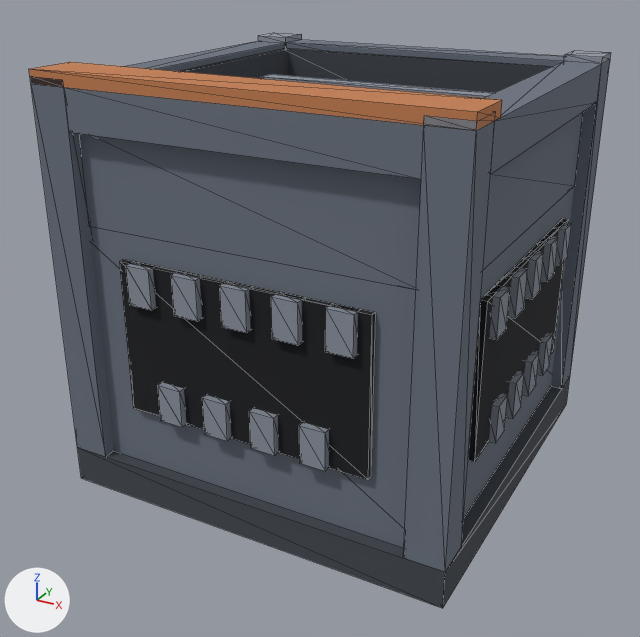
A saved change to the glTF model assets/models/crusher.glb.
Both versions are drawn from a 50 mm lens placed at (1.479, -1.405, 1.304), pointed at (0.477, 0.418, 0.392). Lighting does not change. The marker at lower left points along +X, +Y and +Z. The picture after the commit comes second. Mesh edges are drawn as thin lines. Vertices at exactly the same position are counted once.

Objects in the first picture: 'body.010', 'roll_b', 'tier.002'.
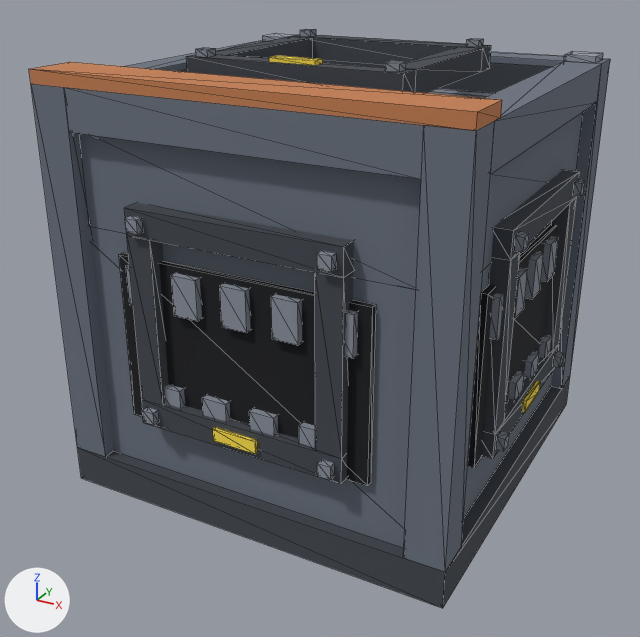
What differs and where, as boxes (x1, y1, x2, y2) in the pictures (640 x 637 px; the box of a moved part takes in the faces that stretch with it):
'body.010', reshaped
    before: (30, 33, 611, 608)
    after: (31, 33, 610, 608)
'link_y-.004', added
    after: (124, 203, 354, 484)
    faces in mat_case_dark (dark grey #42474f): (124, 203, 354, 484)
    faces in mat_steel (grey #8a919d): (125, 216, 337, 480)
    faces in mat_glow_energy (yellow #ffe14a): (213, 427, 258, 454)
'link_z+.004', added
    after: (186, 29, 491, 93)
    faces in mat_case_dark (dark grey #42474f): (186, 35, 491, 93)
    faces in mat_steel (grey #8a919d): (196, 29, 484, 72)
    faces in mat_glow_energy (yellow #ffe14a): (269, 56, 323, 65)
'link_x+.004', added
    after: (482, 170, 585, 459)
    faces in mat_case_dark (dark grey #42474f): (482, 170, 580, 459)
    faces in mat_steel (grey #8a919d): (496, 180, 585, 451)
    faces in mat_glow_energy (yellow #ffe14a): (522, 381, 540, 412)
part 1 of me_crusher_body, added (black)
    after: (468, 224, 557, 468)
part 2 of me_crusher_body, added (black)
    after: (119, 253, 376, 486)
part 3 of me_crusher_body, moved or reshaped
    before: (30, 33, 611, 131)
    after: (263, 33, 603, 63)

Patch to the scene script:
```diff
--- a/assets/models/crusher.glb.py
+++ b/assets/models/crusher.glb.py
@@ mat_glow_energy @@
+mat_glow_energy = principled_material('glow_energy')
+mat_glow_energy.base_color = (1.0, 0.753, 0.0685)  # yellow #ffe14a
+mat_glow_energy.roughness = 1.0
@@ me_crusher_body @@
 # used by ob_body_010; location = (0.0, 0.0, 0.0)
-me_crusher_body.from_pydata(...)  # 468 vertices, 756 faces; spans x 0.0..1.0, y 0.0..1.0, z 0.0..1.016
+me_crusher_body.from_pydata(...)  # 480 vertices, 756 faces; spans x 0.0..1.0, y 0.0..1.0, z 0.0..1.016
+# me_crusher_body part 1: a new loose piece, a box spanning x 0.969..0.984, y 0.188..0.812, z 0.234..0.641, in mat_black (black #15171c)
+# me_crusher_body part 2: a new loose piece, a box spanning x 0.188..0.813, y 0.016..0.031, z 0.234..0.641, in mat_black (black #15171c)
+# me_crusher_body part 3
+# 12 vertices are removed from x 0.0..1.0, y 0.0..1.0, z 1.016
+# 48 faces are deleted
+# 4 vertices are added at (0.016, 0.094, 1.0), (0.016, 0.094, 1.016), (0.016, 0.906, 1.0), (0.016, 0.906, 1.016)
+# 6 new vertices lie (0.0, -0.078, 0.0) away from vertices in x 0.016..0.906, y 0.094, z 1.0..1.016
+# 6 new vertices lie (0.078, 0.0, 0.0) away from vertices in x 0.906, y 0.016..0.906, z 1.0..1.016
+# 8 new vertices lie (0.0, 0.078, 0.0) away from vertices in x 0.016..0.984, y 0.906, z 1.0..1.016
+# 48 new faces join them, mat_case_light (grey #949aa4)
+# other edits to the shape of me_crusher_body do not show in these pictures
 me_crusher_body.materials.append(mat_case_dark)
@@ me_crusher_link_z @@
+me_crusher_link_z.from_pydata(...)  # 64 vertices, 108 faces; spans x 0.238..0.762, y 0.238..0.762, z 0.991..1.061
+# faces by material slot: [48, 48, 12]
+me_crusher_link_z.materials.append(mat_case_dark)  # dark grey #42474f
+me_crusher_link_z.materials.append(mat_steel)  # grey #8a919d
+me_crusher_link_z.materials.append(mat_glow_energy)  # yellow #ffe14a
@@ me_crusher_link_y_1 @@
+me_crusher_link_y_1.from_pydata(...)  # 72 vertices, 108 faces; spans x 0.238..0.763, y -0.028..0.038, z 0.238..0.762
+# faces by material slot: [48, 48, 12]
+me_crusher_link_y_1.materials.append(mat_case_dark)  # dark grey #42474f
+me_crusher_link_y_1.materials.append(mat_steel)  # grey #8a919d
+me_crusher_link_y_1.materials.append(mat_glow_energy)  # yellow #ffe14a
@@ me_crusher_link_x @@
+me_crusher_link_x.from_pydata(...)  # 64 vertices, 108 faces; spans x 0.962..1.028, y 0.238..0.762, z 0.238..0.762
+# faces by material slot: [48, 48, 12]
+me_crusher_link_x.materials.append(mat_case_dark)  # dark grey #42474f
+me_crusher_link_x.materials.append(mat_steel)  # grey #8a919d
+me_crusher_link_x.materials.append(mat_glow_energy)  # yellow #ffe14a
@@ ob_link_z__004 @@
+ob_link_z__004 = bpy.data.objects.new('link_z+.004', me_crusher_link_z)
+ob_link_z__004.location = (0.0, 0.0, 0.0)
@@ ob_link_y__004_1 @@
+ob_link_y__004_1 = bpy.data.objects.new('link_y-.004', me_crusher_link_y_1)
+ob_link_y__004_1.location = (0.0, 0.0, 0.0)
@@ ob_link_x__004 @@
+ob_link_x__004 = bpy.data.objects.new('link_x+.004', me_crusher_link_x)
+ob_link_x__004.location = (0.0, 0.0, 0.0)
```
